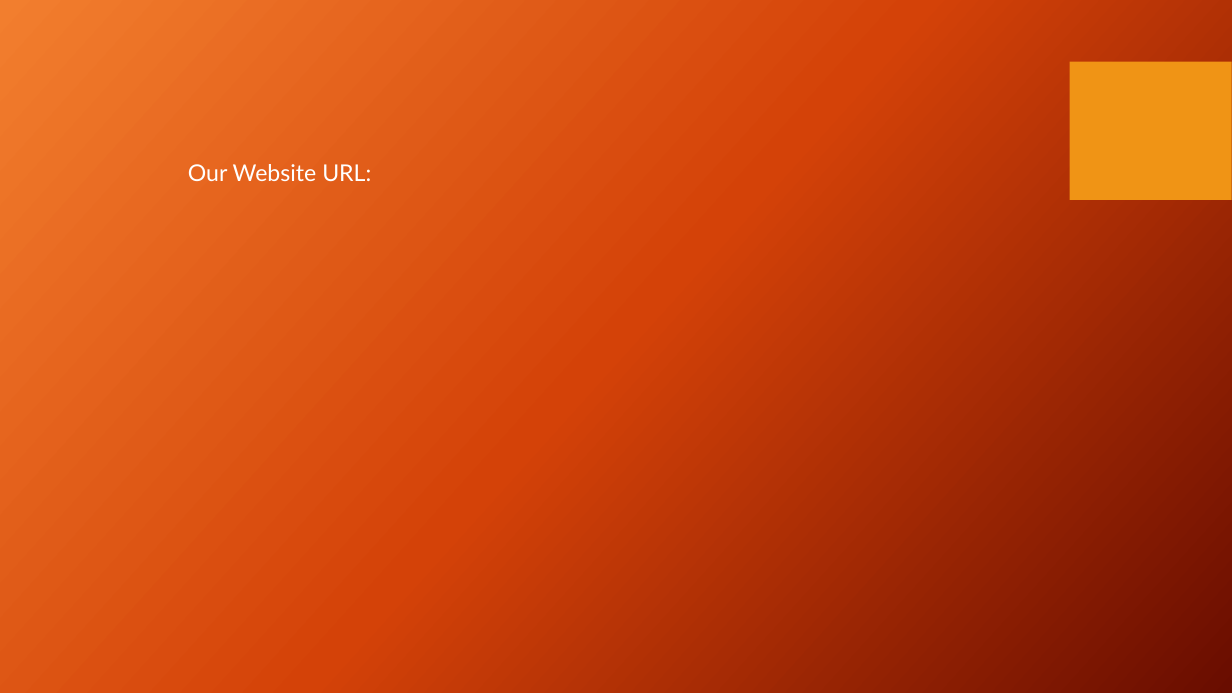
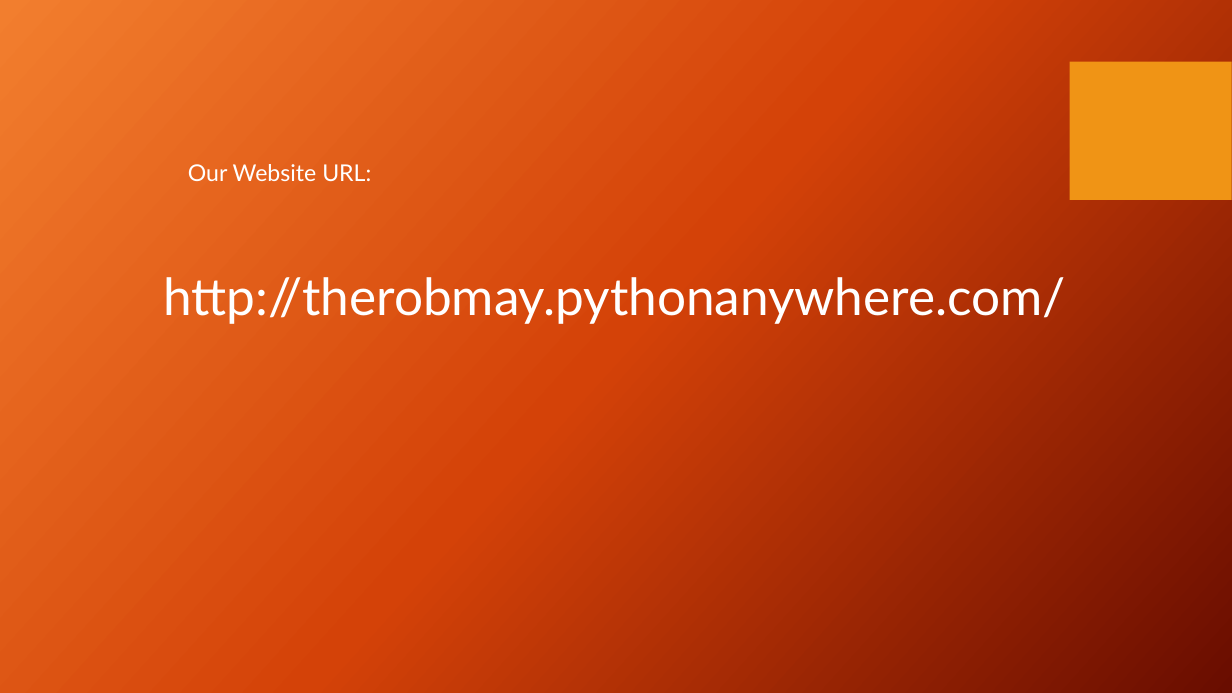
Before and after one commit to theRobMay/SMU_Flask_Vis_Project, a slide deck: slide 12 of Documents/Wildfires in the United States from 1992-2015.pptm. Drawn at 1232x693 pixels with LibreOffice and Linux fonts; fonts in the diff are those of the drawing; background and template pictures are left out. Boxes give left, top, right and bottom in pixels: in the first picture for what was removed or moved away, otherwise in the second. Text is boxed around its words. In the diff, an @@ line names an element or a change of style, - is before the commit and + after.

```diff
--- a/Documents/Wildfires in the United States from 1992-2015.pptm
+++ b/Documents/Wildfires in the United States from 1992-2015.pptm
@@ text added at [163, 271, 1066, 325], 40 pt, text #FFFFFF @@
+http://therobmay.pythonanywhere.com/
```
Also in this commit, not shown: 4 other slides changed.
